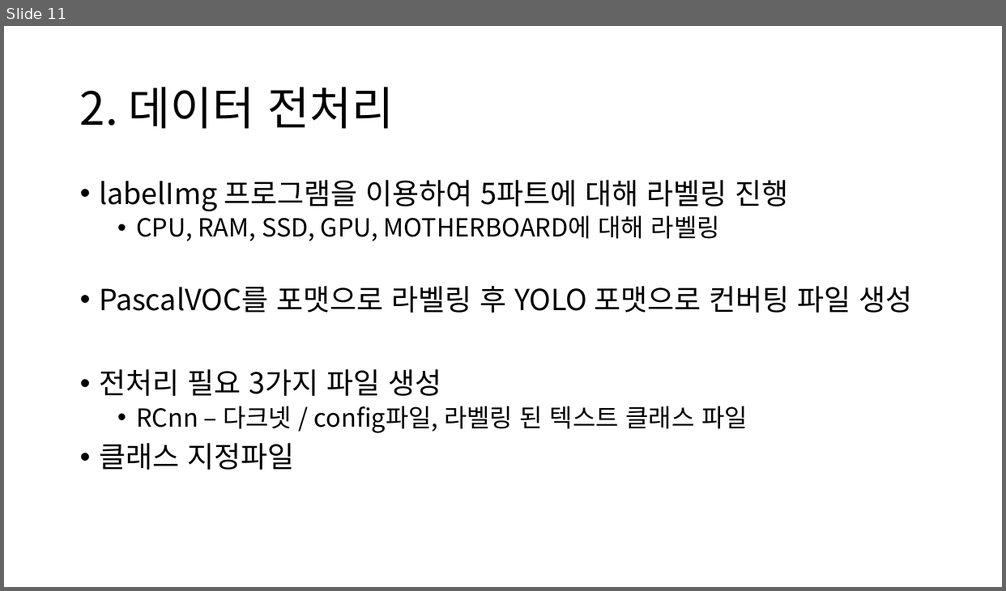
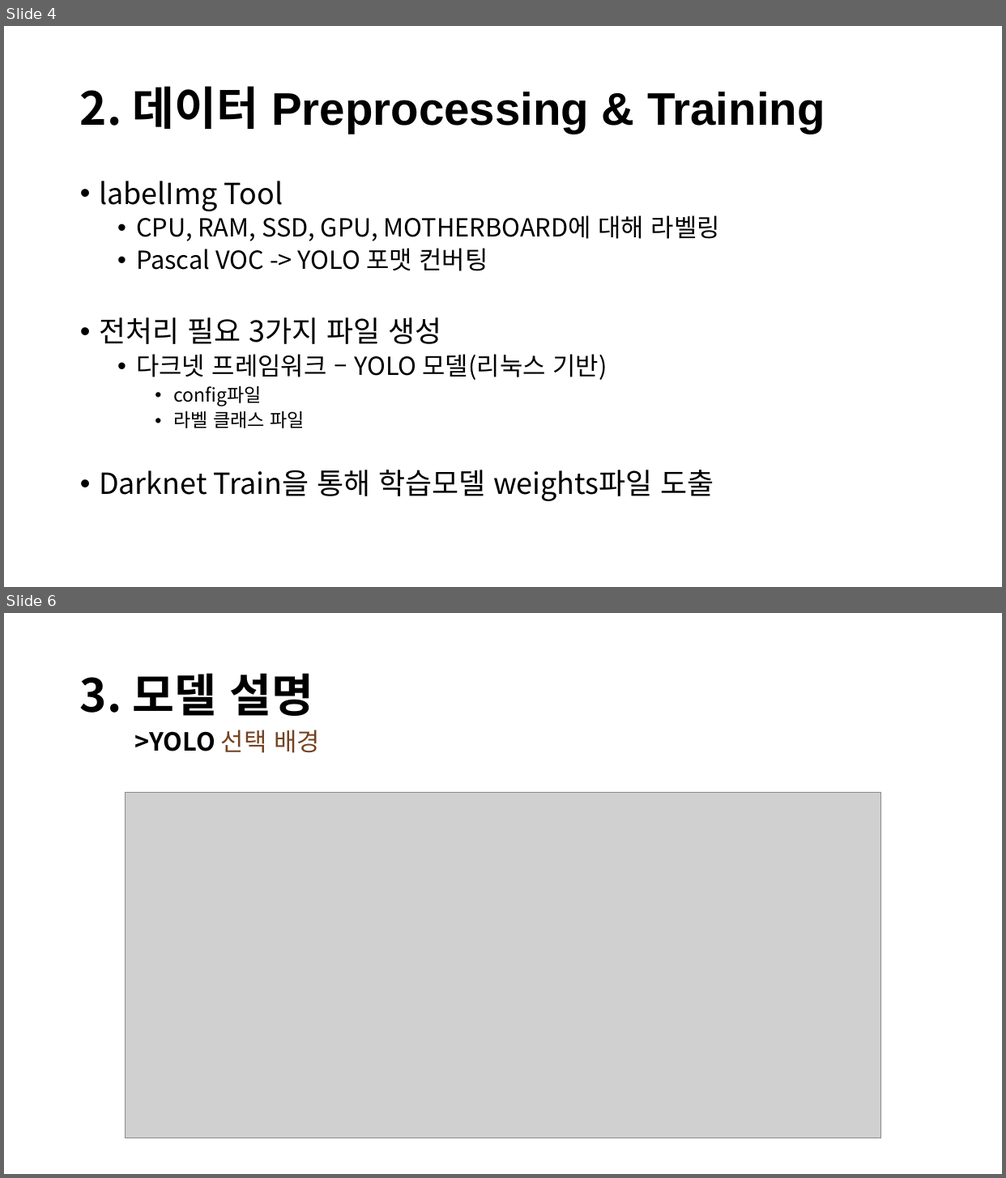
Before and after one commit to Team-Tetrapod/project, a slide deck: 2. 발표자료/PC조립 헬퍼 최종본.pptx. Shown one above the other, each under a label of ours: slide 11 before the commit, slides 4 and 6 after it; the slides between them are not shown. The pictures are 1006x591 and 1006x1178 pixels, drawn with LibreOffice and Linux fonts; fonts in the diff are those of the drawing; grey boxes stand for pictures. Boxes give left, top, right and bottom in pixels: in the first picture for what was removed or moved away, otherwise in the second. Text is boxed around its words. In the diff, an @@ line names an element or a change of style, - is before the commit and + after.

```diff
--- a/2. 발표자료/PC조립 헬퍼 최종본.pptx
+++ b/2. 발표자료/PC조립 헬퍼 최종본.pptx
@@ slide 6 added at (4, 613, 1002, 1174), background #FFFFFF @@
@@ title added at (80, 673, 313, 716), 44 pt, text #000000, bold @@
+3. 모델 설명
@@ text added at (134, 730, 320, 753), 24 pt, text #000000, bold @@
+>YOLO 선택 배경
@@ picture added at (125, 793, 880, 1139) @@
@@ what was slide 11 is now slide 4 @@
@@ slide 4 changed as well @@
@@ title at (80, 86, 825, 133): text changed; font Noto Sans CJK KR to Arial; bold on @@
-2. 데이터 전처리
+2. 데이터 Preprocessing & Training
@@ text at (99, 181, 283, 211): text changed @@
-• labelImg 프로그램을 이용하여 5파트에 대해 라벨링 진행
+• labelImg Tool
@@ text at (136, 248, 488, 271): text changed; size 28 to 24 pt @@
-• PascalVOC를 포맷으로 라벨링 후 YOLO 포맷으로 컨버팅 파일 생성
+  • Pascal VOC -> YOLO 포맷 컨버팅
@@ text at (99, 354, 714, 501): text changed; size 24 to 28 pt @@
-  • RCnn – 다크넷 / config파일, 라벨링 된 텍스트 클래스 파일
-• 클래스 지정파일
+  • 다크넷 프레임워크 – YOLO 모델(리눅스 기반)
+    • config파일
+    • 라벨 클래스 파일
+• Darknet Train을 통해 학습모델 weights파일 도출
```
Also in this commit, not shown: 5 other slides changed, 4 other slides added, 7 slides removed, 1 other file.
